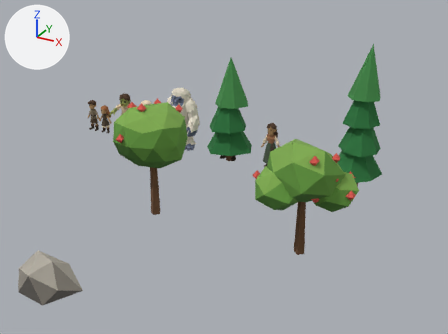
Two versions of the glTF model apps/chasm/assets/meshes/chasm_props.glb, one commit apart.
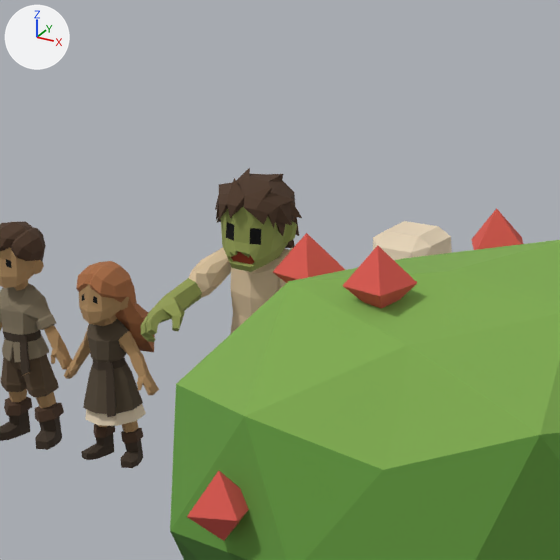
Each version appears first from a camera (50 mm lens) standing at (10.54, -19.6, 9.37) and looking at (-0.91, 1.24, -1.05), and next in a close-up on the part from 20% to 37% of the width and 21% to 44% of the height. Arrows for +X, +Y and +Z are at upper left; the lights stay in place. The last two pictures show the newer version. Where no turn or scale is listed for an object, it has been applied to the vertices. Vertices at exactly the same position are counted once.

In view in the first close-up: 'kid_female', 'kid_male', 'skeleton', 'tree_oak_a', 'tree_oak_a_fruit', 'zombie'.
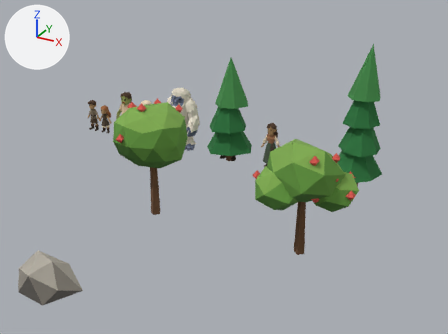
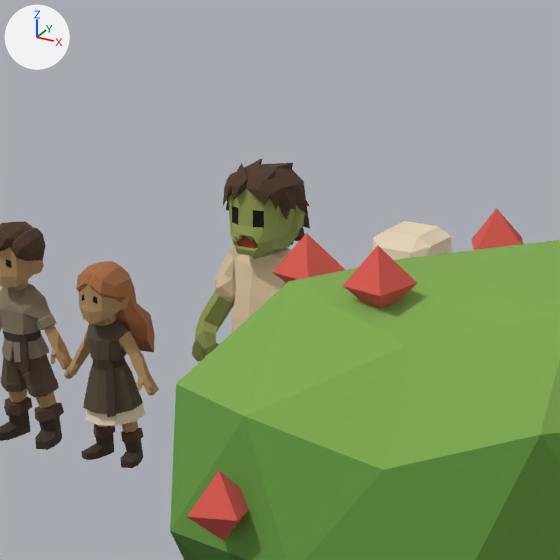
Boxes (x1, y1, x2, y2) around the edits, measured in the close-ups (560 x 560 px):
'zombie', reshaped, moved
    before: (140, 168, 302, 342)
    after: (192, 159, 310, 361)

The change, as a list of edits to the scene's bpy script:
```text
Change me_zombie_mesh:
    used by ob_zombie; location = (-4.987, 0.0, 0.0)
    remove me_zombie_mesh.from_pydata(...)  # 476 vertices, 945 faces; spans x -0.45..0.46, y -0.5..0.37, z -0.01..1.84
    add me_zombie_mesh.from_pydata(...)  # 476 vertices, 945 faces; spans x -0.52..0.52, y -0.08..0.46, z -0.03..1.88
    me_zombie_mesh part 1: 476 of 476 vertices moved; they spanned x -0.45..0.46, y -0.5..0.37, z -0.01..1.84 and now span x -0.52..0.52, y -0.08..0.46, z -0.03..1.88; mean shift (0.01, 0.15, -0.06)
Change ob_zombie:
    ob_zombie.location: (-4.987, 0.0, 0.0) -> (-5.0, 0.0, 0.0)
```
